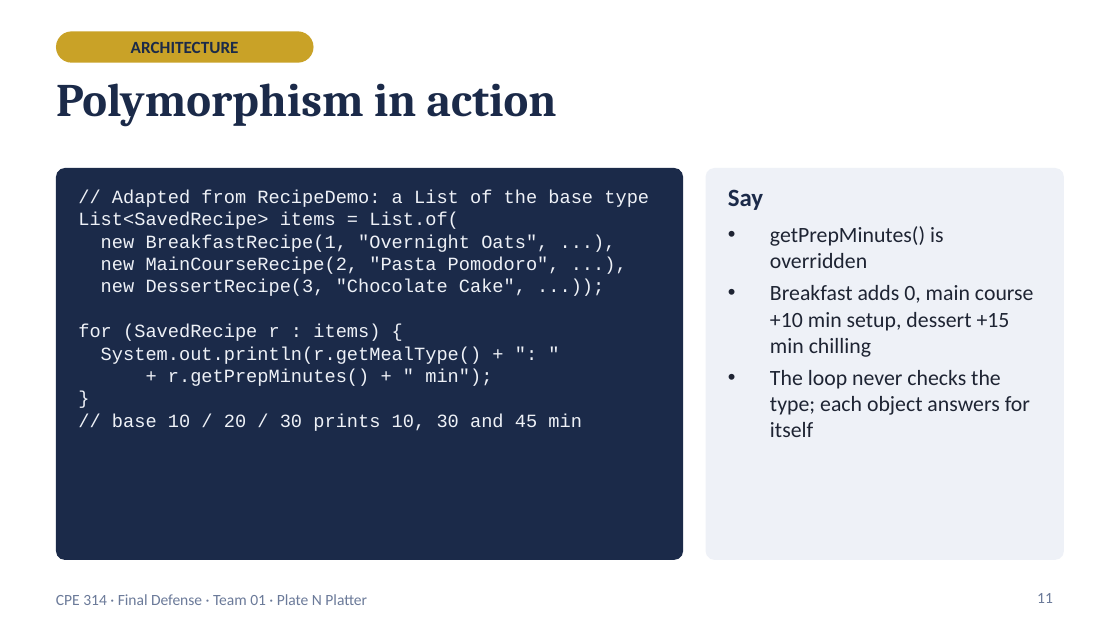
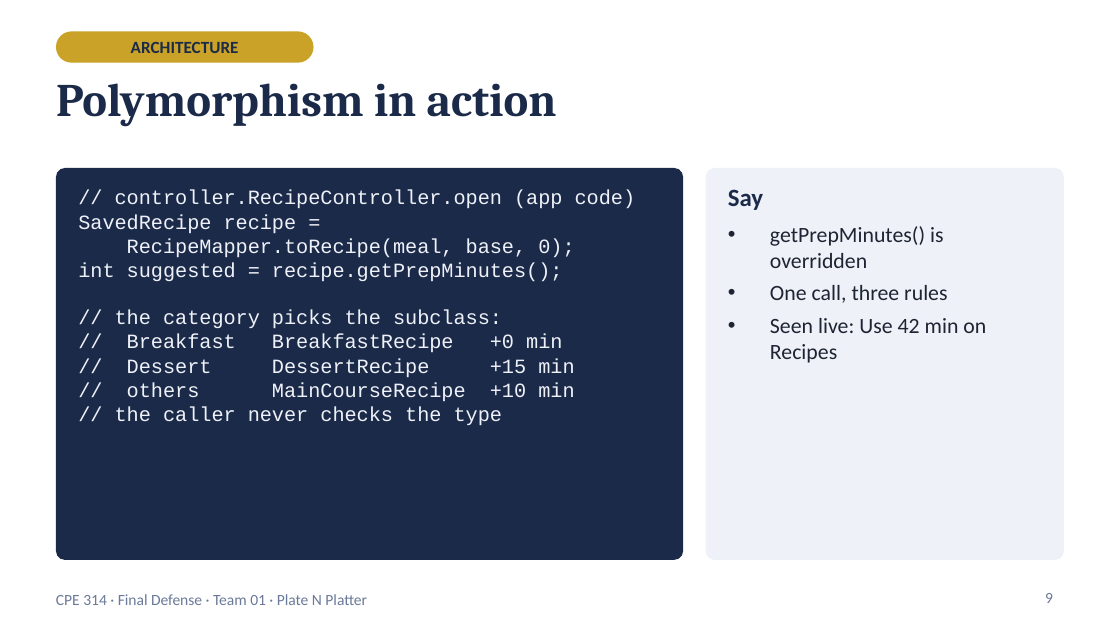
Before and after one commit to Kimonooo/cpe314-69167-capstoneteam-Meal_plannerGroup1, a slide deck: slide 9 of docs/PlateNPlatter_Final_Defense.pptx (slide 11 before the commit). Drawn at 1120x630 pixels with LibreOffice and Linux fonts; fonts in the diff are those of the drawing. Boxes give left, top, right and bottom in pixels: in the first picture for what was removed or moved away, otherwise in the second. Text is boxed around its words. In the diff, an @@ line names an element or a change of style, - is before the commit and + after.

```diff
--- a/docs/PlateNPlatter_Final_Defense.pptx
+++ b/docs/PlateNPlatter_Final_Defense.pptx
@@ text at [78,190,636,426]: text changed; size 12 to 13 pt @@
-// Adapted from RecipeDemo: a List of the base type
-List<SavedRecipe> items = List.of(
-new BreakfastRecipe(1, "Overnight Oats", ...),
-new MainCourseRecipe(2, "Pasta Pomodoro", ...),
-new DessertRecipe(3, "Chocolate Cake", ...));
-for (SavedRecipe r : items) {
-System.out.println(r.getMealType() + ": "
-+ r.getPrepMinutes() + " min");
-}
-// base 10 / 20 / 30 prints 10, 30 and 45 min
+// controller.RecipeController.open (app code)
+SavedRecipe recipe =
+RecipeMapper.toRecipe(meal, base, 0);
+int suggested = recipe.getPrepMinutes();
+// the category picks the subclass:
+// Breakfast BreakfastRecipe +0 min
+// Dessert DessertRecipe +15 min
+// others MainCourseRecipe +10 min
+// the caller never checks the type
@@ text at [770,285,986,363]: text changed @@
-• Breakfast adds 0, main course +10 min setup, dessert +15 min chilling
-• The loop never checks the type; each object answers for itself
+• One call, three rules
+• Seen live: Use 42 min on Recipes
@@ page number at [1045,593,1053,603]: text changed @@
-11
+9
```
Also in this commit, not shown: 17 other slides changed, 3 slides removed, 4 other files.
